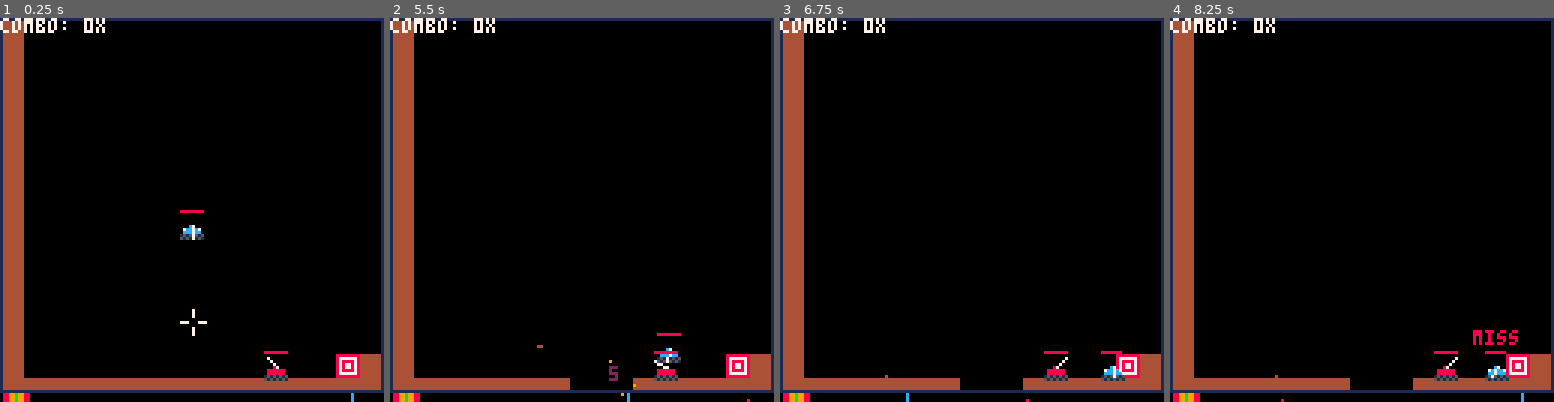
Above: before the commit, frames 1-4 (left to right).
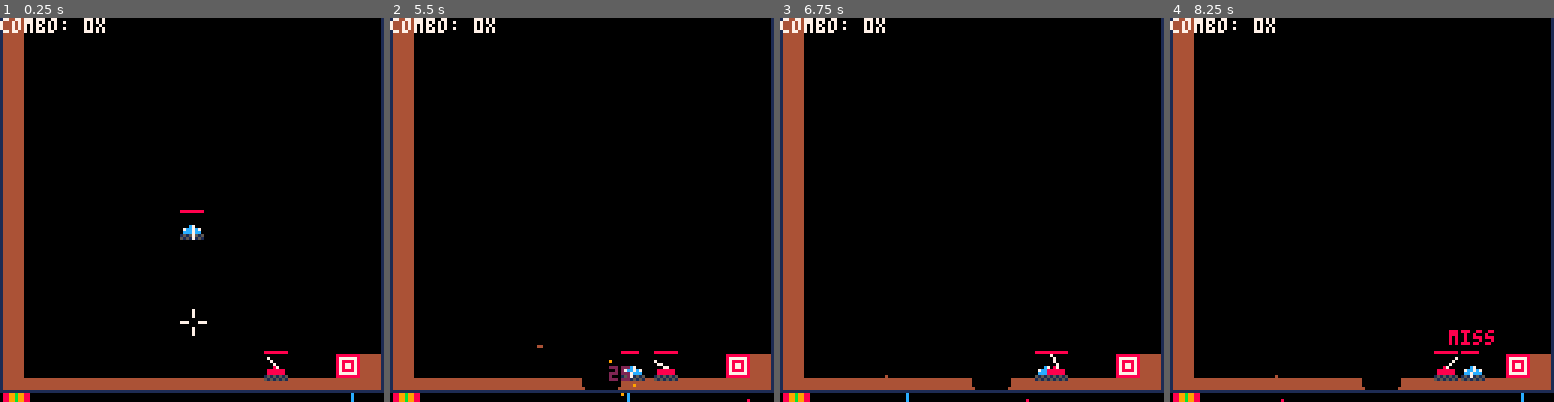
Above: after the commit, the same moments.

Repository: MarrMann/tanks.p8
Game: PICO-8 cartridge tanks.p8
The game is run twice, just before and just after one commit, with the same random seed, the same clock (stepped at 60 frames per second) and the same inputs.
Inputs:
- Up to frame 1 (0.25 s): no input
- Up to frame 2 (5.5 s): tap X (X key) at 0.33, 1.07, 1.85, 2.97, 4.08, 5.2 s; hold Right 1.6-2.1 s; hold Up 2.15-2.42 s; hold Right 2.47-3.03 s; hold Left 3.08-3.58 s; hold Down 3.63-3.97 s; hold Right 4.02-4.68 s; hold Up 4.73-5.03 s; hold Left from 5.08 s (still down)
- Up to frame 3 (6.75 s): release Left at 5.68 s; hold Down 5.73-6.03 s; hold Right 6.08-6.58 s; tap X (X key) at 6.32 s; hold Right from 6.63 s (still down)
- Up to frame 4 (8.25 s): release Right at 7.13 s; hold Up 7.18-7.45 s; tap X (X key) at 7.43 s; hold Right 7.5-8.07 s; hold Left from 8.12 s (still down)

The runs differ from the first frame. In frame 1, 0.7% of the frame differs, in the area x 2-100%, y 0-1%; in frame 2, 1.3%; in frame 3, 1.2%; in frame 4, 1.6%, in the area x 2-100%, y 0-97%.

Commit message:
implemented bounds

Diff:
--- a/tanks.p8
+++ b/tanks.p8
@@ -75,6 +75,7 @@
 	is_grounded = false,
 	health=100,
 	max_health=100,
+	health_regen=10,
 	is_knocked=false,
 	cd=120,
 	cur_cd=120
@@ -166,18 +167,20 @@
 	end
 
 	// load next room at edges
-	if p.x < 0 then
-		p.x = 127
-		room.x -= 1
-		load_room(room.x, room.y)
-	elseif	p.x > 127 then
-		p.x = 0
-		room.x += 1
-		load_room(room.x, room.y)
-	elseif	p.y > 127 then
-		p.y = 0
-		room.y += 1
-		load_room(room.x, room.y)
+	if not room_state.bounds then
+		if p.x < 0 then
+			p.x = 127
+			room.x -= 1
+			load_room(room.x, room.y)
+		elseif	p.x > 127 then
+			p.x = 0
+			room.x += 1
+			load_room(room.x, room.y)
+		elseif	p.y > 127 then
+			p.y = 0
+			room.y += 1
+			load_room(room.x, room.y)
+		end
 	end
 end
 
@@ -314,7 +317,7 @@
 end
 
 function mapget(x, y)
-	if (room_state.bounds and y == 127) return 1
+	if (room_state.bounds and y > 123) return 0b0001111
 
 	if (y < 0 or x < 0 or x > 127 or y > 127) return 0
 	local offset = (x + y*128) / 2
@@ -434,10 +437,10 @@
 		 add(exps, {
 		 	x=ex_x,
 		 	y=ex_y,
-		 	r=10,
+		 	r=6,
 		 	cur_r=1,
 		 	hit_ids={},
-		 	dmg=5,
+		 	dmg=25,
 				force=7})
 
 		 // map/dirt particles
@@ -930,8 +933,8 @@
 		end
 	end
 
+	init_world()
 	check_room_state() //could load room with no enemies
-	init_world()
 end
 
 function remove_tile(x,y)
@@ -957,14 +960,20 @@
 
 function check_room_state()
 	if #dumb_enemies==0 and #targets==0 then
+		if not room_state.completed then
+			p.health += p.health_regen
+			p.health = min(p.health, p.max_health)
+		end
 		room_state.bounds = false
 		room_state.completed = true
+	else
+		room_state.bounds = true
+		room_state.completed = false
 	end
 end
 
 function draw_bounds()
 	if room_state.bounds then
-		line(0,0,127,0,1)
 		line(127,0,127,124,1)
 		line(127,124,0,124,1)
 		line(0,124,0,0,1)
@@ -1023,12 +1032,10 @@
 -->8
 // todo
 
-//map boundaries
-///block player from moving outside boundaries when enemies/targets are present
-///add bounce if knocked and hitting wall
-///remove boundary once all targets are gone
-///should boundary only be on sides?
-///regen health when clearing a level?
+//update target hitting
+//it should count as a hit as
+//soon as the target itself gets
+//deformed
 
 //game over state
 ///lose when running out of health
@@ -1036,13 +1043,9 @@
 ///game over ui
 ///how to reset?
 
-//update target hitting
-//it should count as a hit as
-//soon as the target itself gets
-//deformed
-
 //thoughts
 ///should timing reset when you press too early?
+///should shots bounce or explode on wall bounds?
 -->8
 //ui
 acc={
@@ -1148,7 +1151,7 @@
 0000000000000000000000000000000000000000000000000000000000000000000000000000000000000000000000000000000000000000000000000000000000000000000000000000000000000000000000000000000000000000000000000000000000000000000000000000000000000000000000000000000000000000
 0000000000000000000000000000000000000000000000000000000000000000000000000000000000000000000000000000000000000000000000000000000000000000000000000000000000000000000000000000000000000000000000000000000000000000000000000000000000000000000000000000000000000000
 0000000000000000000000000000000000000000000000000000000000000000000000000000000000000000000000000000000000000000000000000000000000000000000000000000000000000000000000000000000000000000000000000000000000000000000000000000000000000000000000000000000000000000
-0000000000000000000000000000000000000000000000000000000000000000000000000000000000000000000000000000000000000000000000000000000000000000000000000000000000000000000000000000000000000000000000000000000000000000000000000000000000000000000000000000000000000000
+003d0000000000000000000000003d0000000000000000000000000000000000000000000000000000000000000000000000000000000000000000000000000000000000000000000000000000000000000000000000000000000000000000000000000000000000000000000000000000000000000000000000000000000000
 1313131313131313131313131313131300000000000000000000000000000000000000000000000000000000000000000000000000000000000000000000000000000000000000000000000000000000000000000000000000000000000000000000000000000000000000000000000000000000000000000000000000000000
 
 
